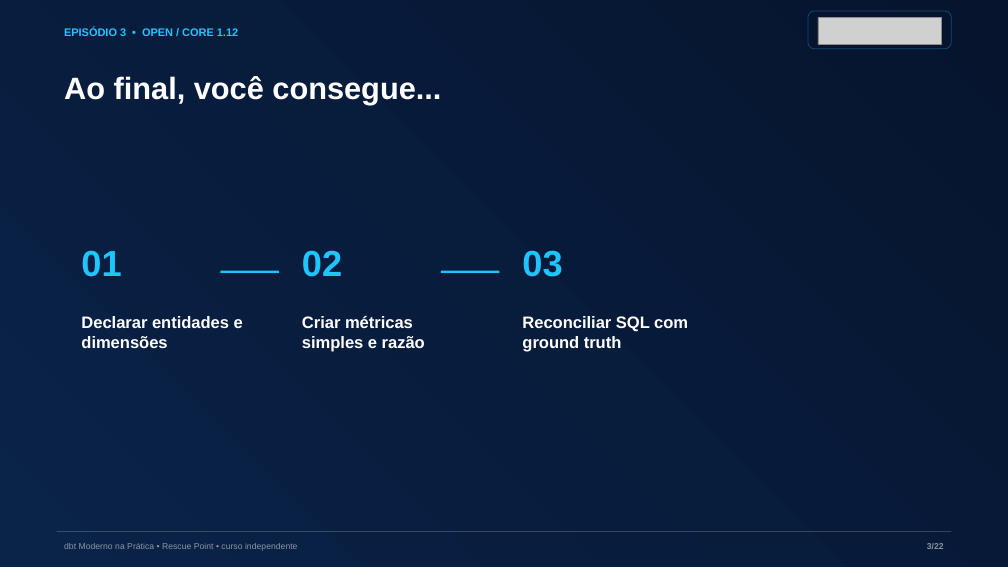
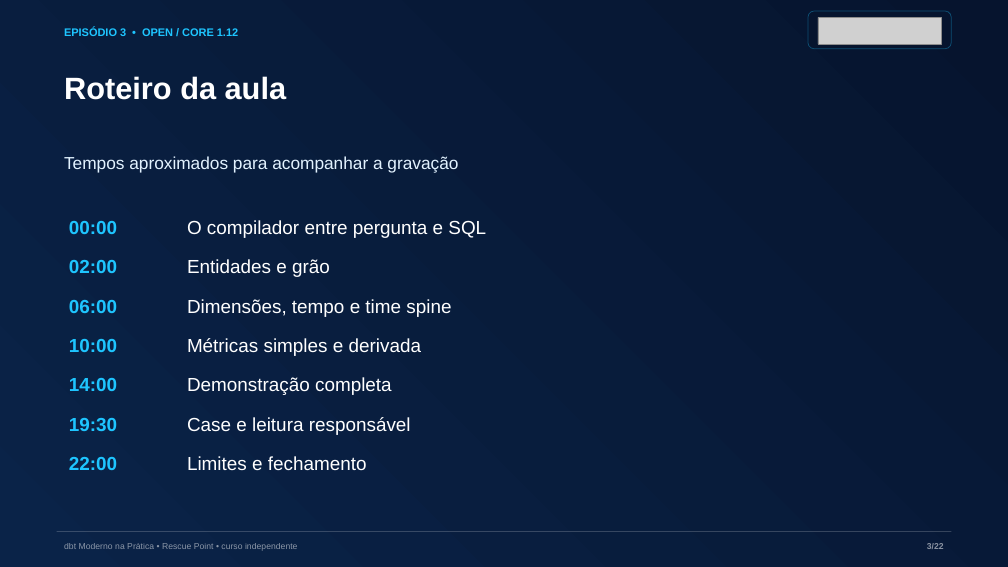
Before and after one commit to AnselmoBorges/dbt-moderno-na-pratica, a slide deck: slide 3 of assets/decks/episodio-03-metricflow-local.pptx. Drawn at 1008x567 pixels with LibreOffice and Linux fonts; fonts in the diff are those of the drawing; grey boxes stand for pictures. Boxes give left, top, right and bottom in pixels: in the first picture for what was removed or moved away, otherwise in the second. Text is boxed around its words. In the diff, an @@ line names an element or a change of style, - is before the commit and + after.

Commit message:
docs: inclui roteiros, comandos copiáveis e evidências das aulas

```diff
--- a/assets/decks/episodio-03-metricflow-local.pptx
+++ b/assets/decks/episodio-03-metricflow-local.pptx
@@ text at (x1=64, y1=76, x2=287, y2=100): text changed @@
-Ao final, você consegue...
+Roteiro da aula
@@ text added at (x1=64, y1=156, x2=458, y2=172), 16.5 pt, text #E2F2FF @@
+Tempos aproximados para acompanhar a gravação
@@ text added at (x1=69, y1=221, x2=117, y2=234), 18 pt, text #1EC5FF, bold @@
+00:00
@@ text added at (x1=187, y1=220, x2=486, y2=238), 18 pt, text #FFFFFF @@
+O compilador entre pergunta e SQL
@@ text at (x1=69, y1=260, x2=117, y2=273): text changed; size 34.5 to 18 pt @@
-02
+02:00
@@ text removed at (x1=81, y1=250, x2=121, y2=277) @@
-01
@@ text added at (x1=187, y1=259, x2=330, y2=277), 18 pt, text #FFFFFF @@
+Entidades e grão
@@ text removed at (x1=522, y1=250, x2=562, y2=277) @@
-03
@@ text added at (x1=187, y1=299, x2=451, y2=317), 18 pt, text #FFFFFF @@
+Dimensões, tempo e time spine
@@ line removed from (221, 271) to (279, 271) @@
@@ line removed from (441, 271) to (499, 271) @@
@@ text added at (x1=69, y1=300, x2=117, y2=313), 18 pt, text #1EC5FF, bold @@
+06:00
@@ text removed at (x1=81, y1=316, x2=243, y2=348) @@
-Declarar entidades e dimensões
@@ text removed at (x1=522, y1=316, x2=688, y2=352) @@
-Reconciliar SQL com ground truth
@@ text added at (x1=69, y1=339, x2=117, y2=352), 18 pt, text #1EC5FF, bold @@
+10:00
@@ text at (x1=187, y1=338, x2=421, y2=356): text changed; size 15.8 to 18 pt; bold off @@
-Criar métricas simples e razão
+Métricas simples e derivada
@@ text added at (x1=69, y1=378, x2=117, y2=391), 18 pt, text #1EC5FF, bold @@
+14:00
@@ text added at (x1=187, y1=377, x2=392, y2=395), 18 pt, text #FFFFFF @@
+Demonstração completa
@@ text added at (x1=69, y1=418, x2=117, y2=431), 18 pt, text #1EC5FF, bold @@
+19:30
@@ text added at (x1=187, y1=417, x2=411, y2=435), 18 pt, text #FFFFFF @@
+Case e leitura responsável
@@ text added at (x1=69, y1=457, x2=117, y2=470), 18 pt, text #1EC5FF, bold @@
+22:00
@@ text added at (x1=187, y1=456, x2=367, y2=470), 18 pt, text #FFFFFF @@
+Limites e fechamento
```
Also in this commit, not shown: 1 other slide changed, 39 other files.
